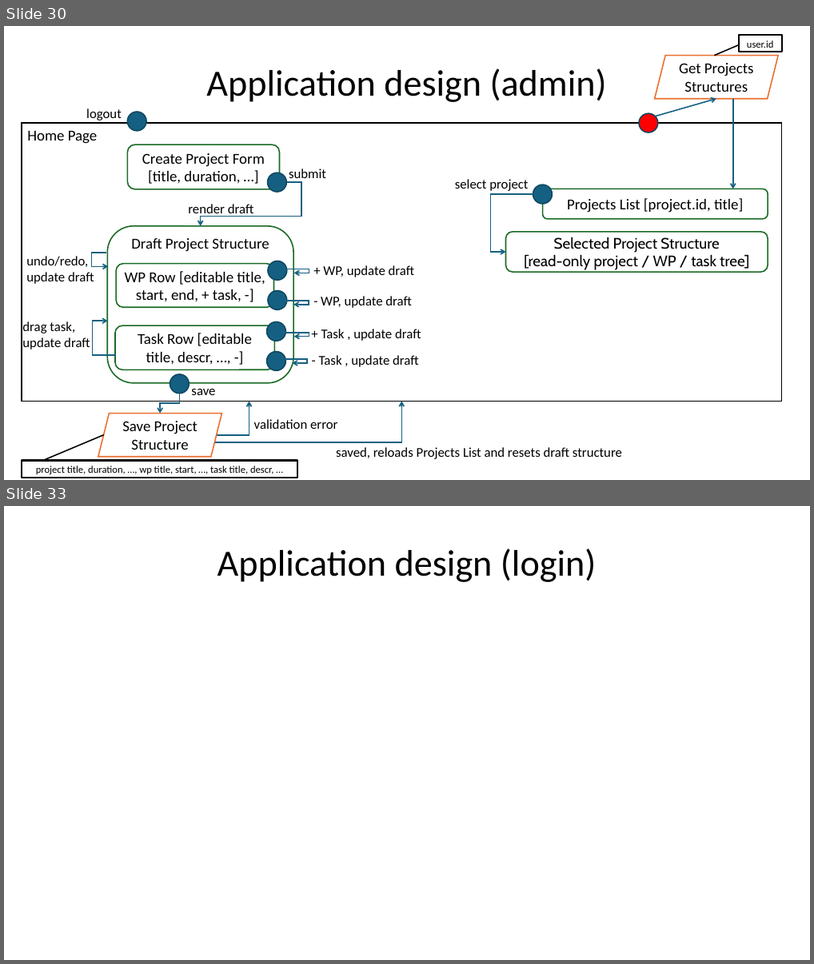
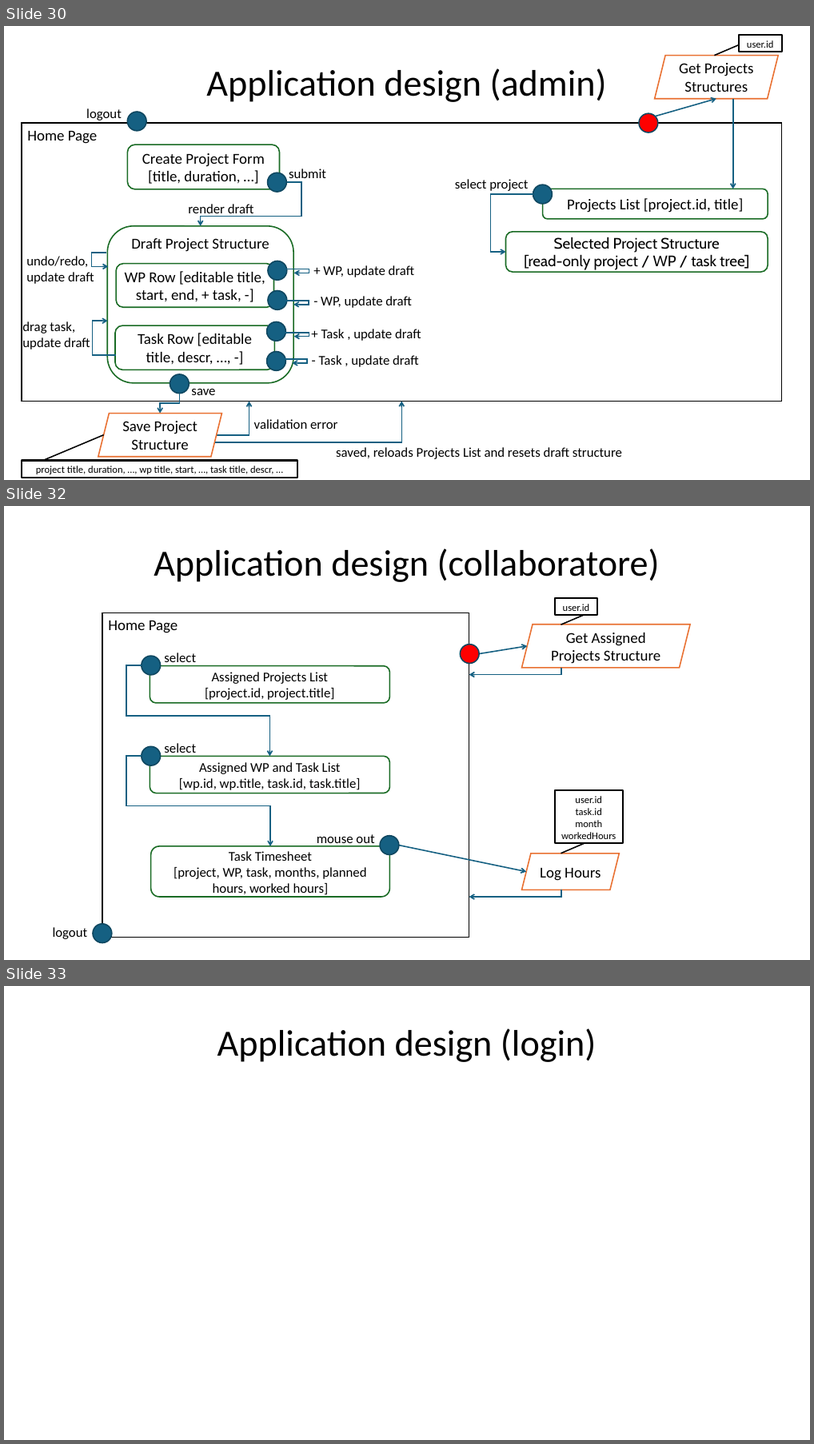
Before and after one commit to gilbertobrambilla/tiw-2026-html, a slide deck: docs/TIW_documentazione.pptx. Shown one above the other, each under a label of ours: slides 30 and 33 before the commit, slides 30, 32 and 33 after it; the slides between them are not shown. The pictures are 814x964 and 814x1444 pixels, drawn with LibreOffice and Linux fonts; fonts in the diff are those of the drawing. Boxes give left, top, right and bottom in pixels: in the first picture for what was removed or moved away, otherwise in the second. Text is boxed around its words. In the diff, an @@ line names an element or a change of style, - is before the commit and + after.

```diff
--- a/docs/TIW_documentazione.pptx
+++ b/docs/TIW_documentazione.pptx
@@ slide 32 added at (x1=4, y1=506, x2=810, y2=960), background #FFFFFF @@
@@ text added at (x1=154, y1=548, x2=660, y2=582), 44 pt, text #000000 @@
+Application design (collaboratore)
@@ rectangle added at (x1=555, y1=598, x2=598, y2=615), fill #FFFFFF, outline #000000 2 pt, 12 pt, text #000000 @@
+user.id
@@ rectangle added at (x1=102, y1=612, x2=470, y2=936), fill #FFFFFF, outline #000000 1.5 pt, 18 pt, text #000000 @@
+Home Page
@@ parallelogram added at (x1=522, y1=624, x2=691, y2=668), fill #FFFFFF, outline #E97132 1.5 pt, 18 pt, text #000000 @@
+Get Assigned Projects Structure
@@ line added from (586, 614) to (561, 624), #000000 1.5 pt @@
@@ ellipse added at (x1=460, y1=644, x2=479, y2=663), fill #FF0000, outline #104760 1.5 pt @@
@@ arrow added from (479, 654) to (527, 646), #156082 1.5 pt @@
@@ elbow arrow added from (142, 665) to (270, 756), #156082 1.5 pt @@
@@ ellipse added at (x1=142, y1=656, x2=160, y2=674), fill #156082, outline #104760 1.5 pt @@
@@ rounded rectangle added at (x1=150, y1=666, x2=390, y2=703), fill #FFFFFF, outline #196B24 1.5 pt, 16 pt, text #000000 @@
+Assigned Projects List
+[project.id, project.title]
@@ text added at (x1=164, y1=652, x2=196, y2=662), 16 pt, text #000000 @@
+select
@@ elbow arrow added from (562, 668) to (470, 675), #156082 1.5 pt @@
@@ text added at (x1=164, y1=743, x2=196, y2=756), 16 pt, text #000000 @@
+select
@@ elbow arrow added from (142, 756) to (270, 846), #156082 1.5 pt @@
@@ ellipse added at (x1=142, y1=746, x2=160, y2=765), fill #156082, outline #104760 1.5 pt @@
@@ rounded rectangle added at (x1=150, y1=756, x2=390, y2=792), fill #FFFFFF, outline #196B24 1.5 pt, 16 pt, text #000000 @@
+Assigned WP and Task List
+[wp.id, wp.title, task.id, task.title]
@@ rectangle added at (x1=555, y1=790, x2=623, y2=843), fill #FFFFFF, outline #000000 2 pt, 12 pt, text #000000 @@
+user.id
+task.id
+month
+workedHours
@@ text added at (x1=317, y1=834, x2=374, y2=846), 16 pt, text #000000 @@
+mouse out
@@ ellipse added at (x1=380, y1=836, x2=399, y2=855), fill #156082, outline #104760 1.5 pt @@
@@ rounded rectangle added at (x1=151, y1=846, x2=390, y2=896), fill #FFFFFF, outline #196B24 1.5 pt, 16 pt, text #000000 @@
+Task Timesheet
+[project, WP, task, months, planned hours, worked hours]
@@ arrow added from (399, 844) to (526, 872), #156082 1.5 pt @@
@@ parallelogram added at (x1=522, y1=853, x2=620, y2=889), fill #FFFFFF, outline #E97132 1.5 pt, 18 pt, text #000000 @@
+Log Hours
@@ line added from (586, 843) to (561, 853), #000000 1.5 pt @@
@@ elbow arrow added from (562, 889) to (470, 896), #156082 1.5 pt @@
@@ text added at (x1=53, y1=927, x2=88, y2=939), 16 pt, text #000000 @@
+logout
@@ ellipse added at (x1=93, y1=924, x2=112, y2=942), fill #156082, outline #104760 1.5 pt @@
```
Also in this commit, not shown: 1 slide changed, 1 slide removed.
